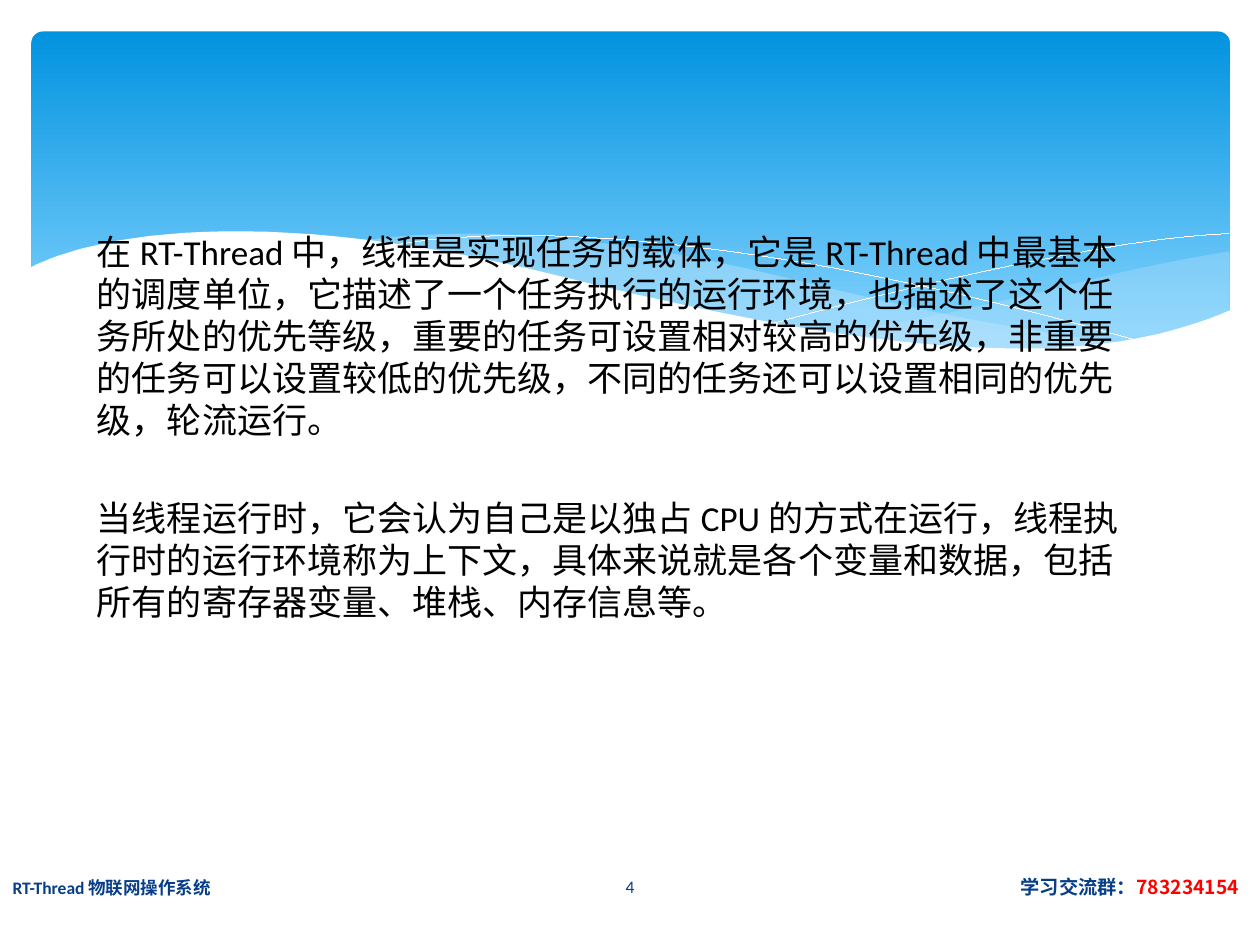
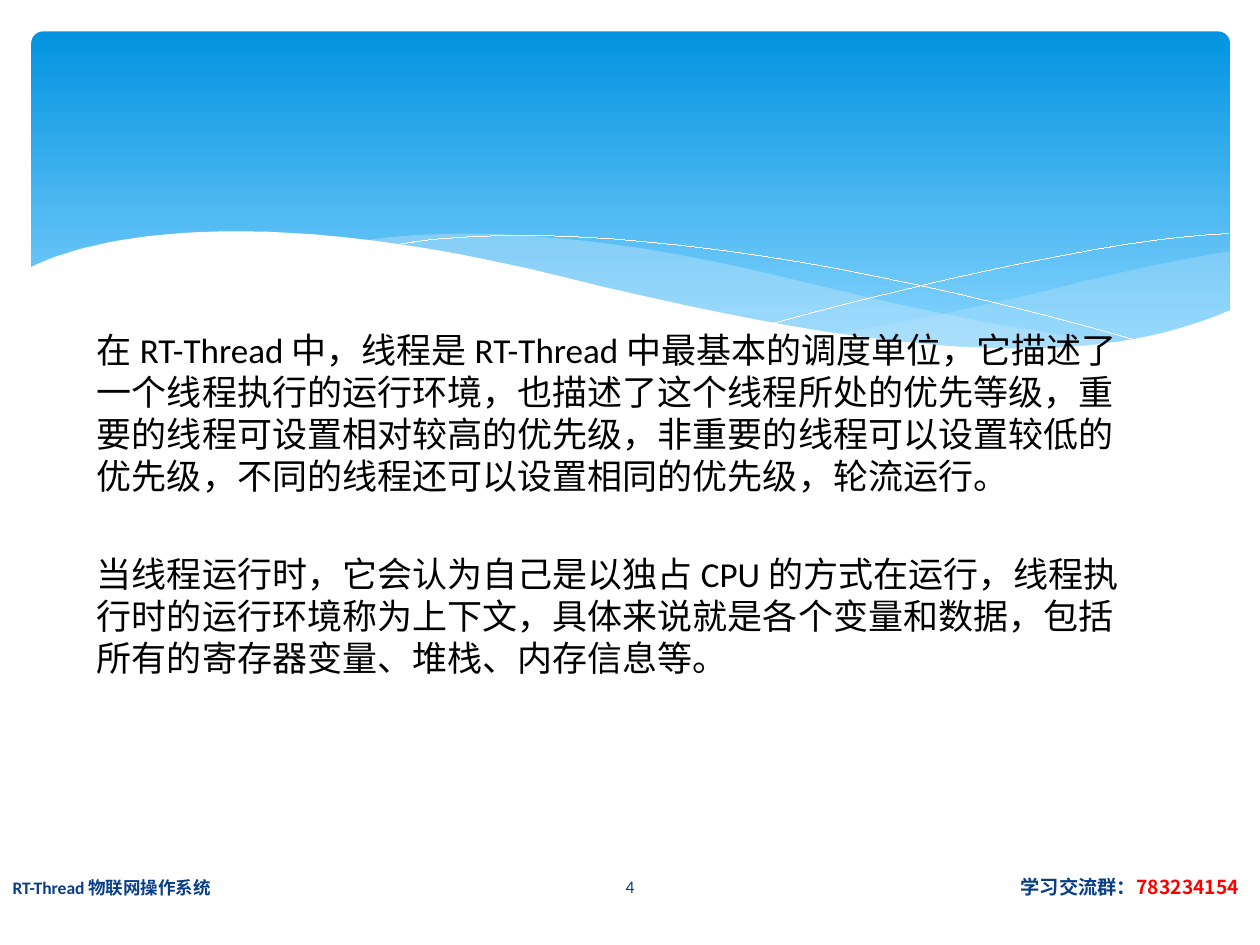
Before and after one commit to jiejieTop/RT_Thread_PPT, a slide deck: slide 4 of PPT/rt-thread 02.pptx. Drawn at 1260x945 pixels with LibreOffice and Linux fonts; fonts in the diff are those of the drawing. Boxes give left, top, right and bottom in pixels: in the first picture for what was removed or moved away, otherwise in the second. Text is boxed around its words. In the diff, an @@ line names an element or a change of style, - is before the commit and + after.

```diff
--- a/PPT/rt-thread 02.pptx
+++ b/PPT/rt-thread 02.pptx
@@ text at box(97, 328, 1117, 493): text changed @@
-在 RT-Thread 中，线程是实现任务的载体，它是 RT-Thread 中最基本的调度单位，它描述了一个任务执行的运行环境，也描述了这个任务所处的优先等级，重要的任务可设置相对较高的优先级，非重要的任务可以设置较低的优先级，不同的任务还可以设置相同的优先级，轮流运行。
+在 RT-Thread 中，线程是 RT-Thread 中最基本的调度单位，它描述了一个线程执行的运行环境，也描述了这个线程所处的优先等级，重要的线程可设置相对较高的优先级，非重要的线程可以设置较低的优先级，不同的线程还可以设置相同的优先级，轮流运行。
```
Also in this commit, not shown: 4 other slides changed, 4 other files.
